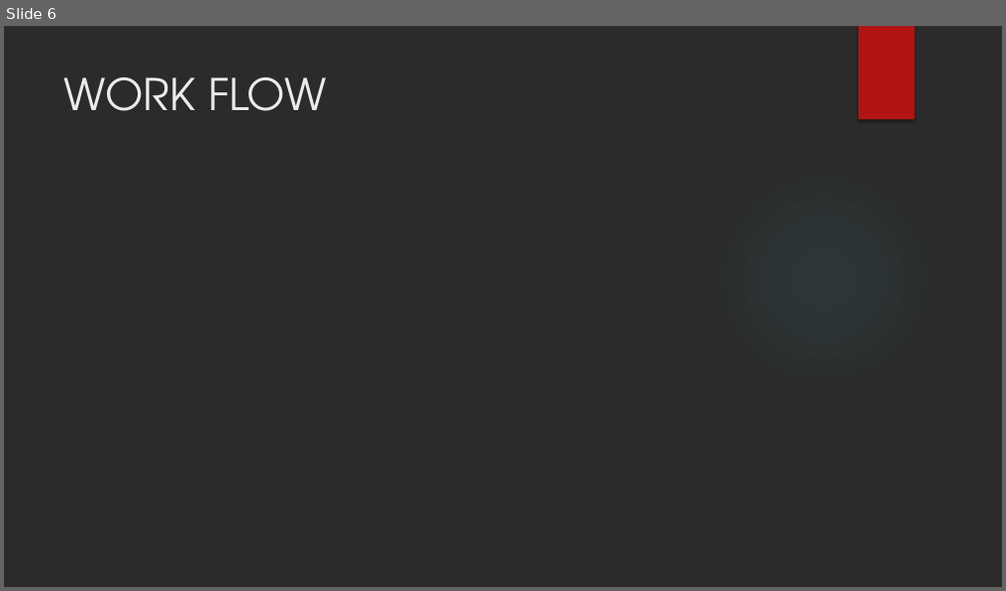
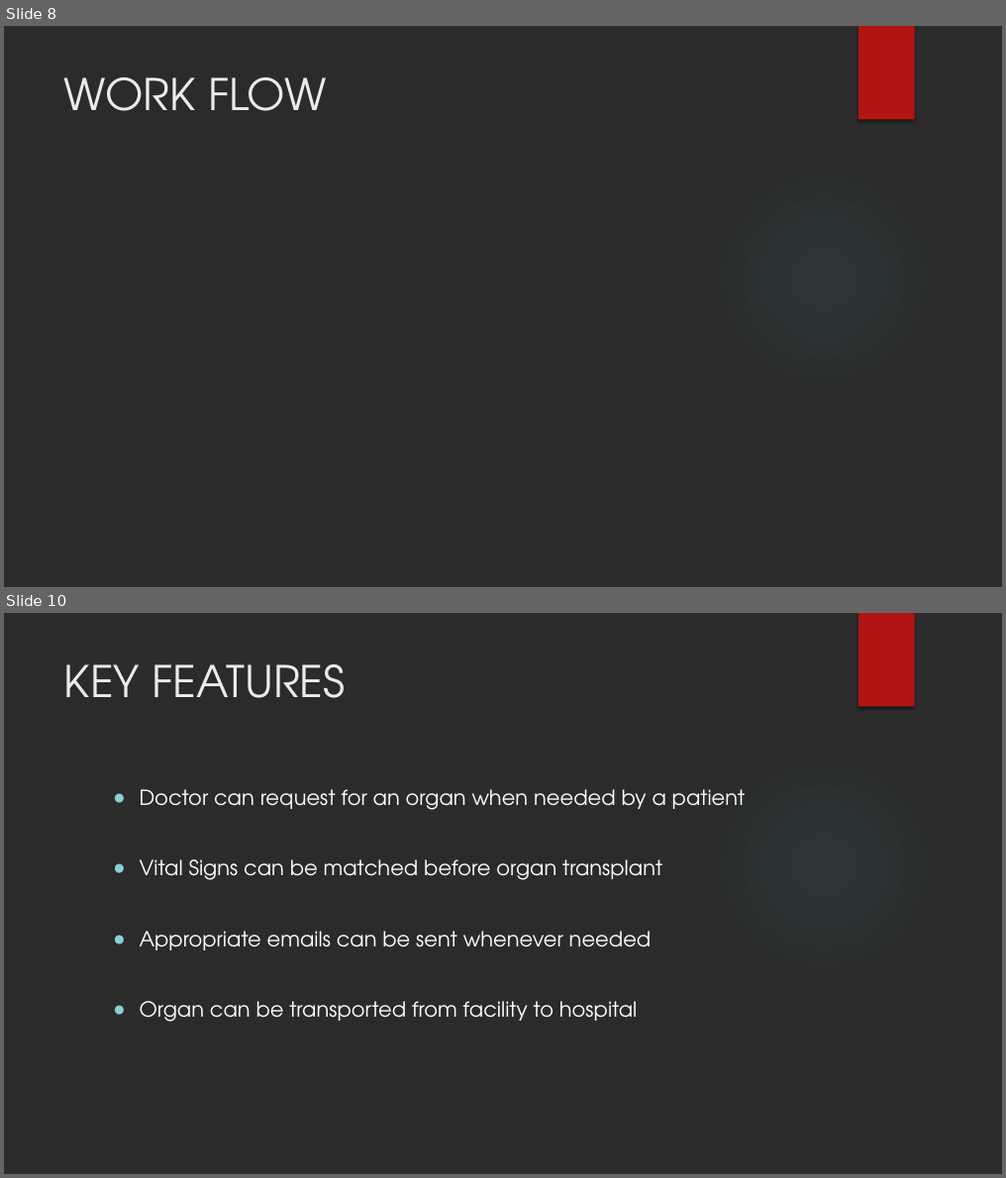
Before and after one commit to ShahNeel9/TeamProjects, a slide deck: AED FINAL PROJECT.pptx. Shown one above the other, each under a label of ours: slide 6 before the commit, slides 8 and 10 after it; the slides between them are not shown. The pictures are 1006x591 and 1006x1178 pixels, drawn with LibreOffice and Linux fonts; fonts in the diff are those of the drawing; background and template pictures are left out; a plain dark background stands for a picture behind light text. Boxes give left, top, right and bottom in pixels: in the first picture for what was removed or moved away, otherwise in the second. Text is boxed around its words. In the diff, an @@ line names an element or a change of style, - is before the commit and + after.

```diff
--- a/AED FINAL PROJECT.pptx
+++ b/AED FINAL PROJECT.pptx
@@ slide 10 added at [4,613,1002,1174], background picture (left out); not listed: 2 template elements that a slide beside it also shows @@
@@ title added at [64,664,346,698], 42 pt, text #EBEBEB @@
+KEY FEATURES
@@ text added at [140,789,746,1022], 20 pt, text #FFFFFF @@
+● Doctor can request for an organ when needed by a patient
+● Vital Signs can be matched before organ transplant
+● Appropriate emails can be sent whenever needed
+● Organ can be transported from facility to hospital
@@ what was slide 6 is now slide 8 @@
```
Also in this commit, not shown: 3 slides changed, 4 other slides added, 2 slides removed.
